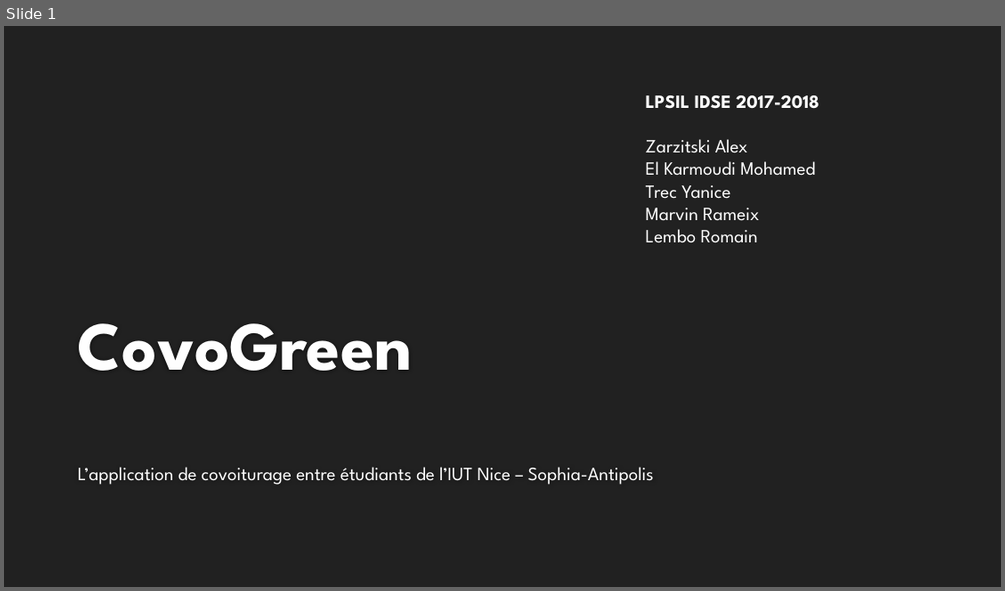
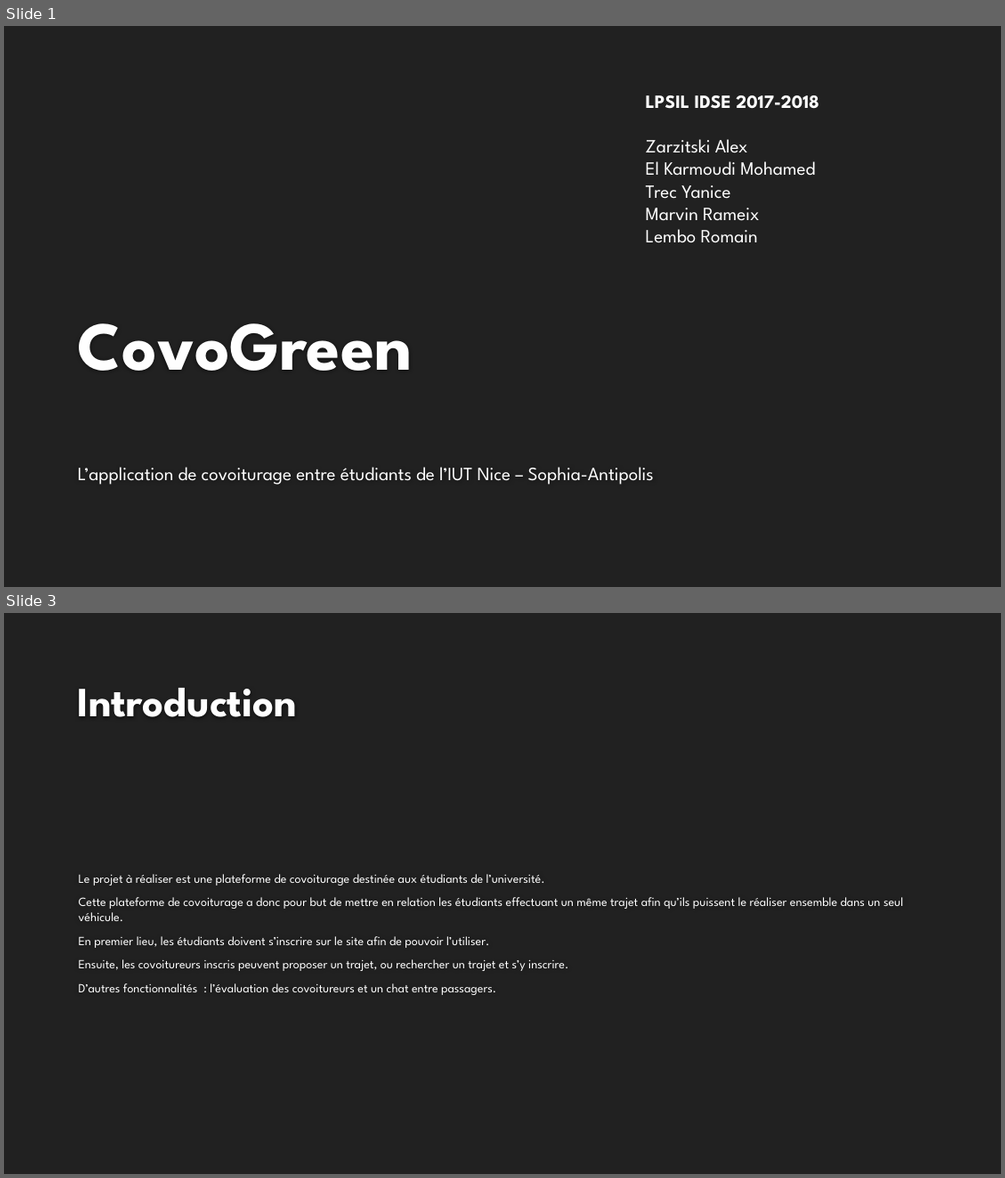
Before and after one commit to MarvinRmx/covogreen, a slide deck: doc/CovoGreen-slides.pptx. Shown one above the other, each under a label of ours: slide 1 before the commit, slides 1 and 3 after it; the slides between them are not shown. The pictures are 1005x591 and 1005x1178 pixels, drawn with LibreOffice and Linux fonts; fonts in the diff are those of the drawing; background and template pictures are left out. Boxes give left, top, right and bottom in pixels: in the first picture for what was removed or moved away, otherwise in the second. Text is boxed around its words. In the diff, an @@ line names an element or a change of style, - is before the commit and + after.

```diff
--- a/doc/CovoGreen-slides.pptx
+++ b/doc/CovoGreen-slides.pptx
@@ slide 3 added at bbox=[4, 613, 1001, 1174], background #212121 @@
@@ title added at bbox=[78, 688, 298, 717], 40 pt, text #FEFEFE, bold @@
+Introduction
@@ text added at bbox=[79, 874, 903, 995], 12 pt, text #FFFFFF @@
+Le projet à réaliser est une plateforme de covoiturage destinée aux étudiants de l’université.
+Cette plateforme de covoiturage a donc pour but de mettre en relation les étudiants effectuant un même trajet afin qu’ils puissent le réaliser ensemble dans un seul véhicule.
+En premier lieu, les étudiants doivent s’inscrire sur le site afin de pouvoir l’utiliser.
+Ensuite, les covoitureurs inscris peuvent proposer un trajet, ou rechercher un trajet et s’y inscrire.
+D’autres fonctionnalités : l’évaluation des covoitureurs et un chat entre passagers.
```
Also in this commit, not shown: 1 slide changed, 8 other slides added, 1 slide removed.
